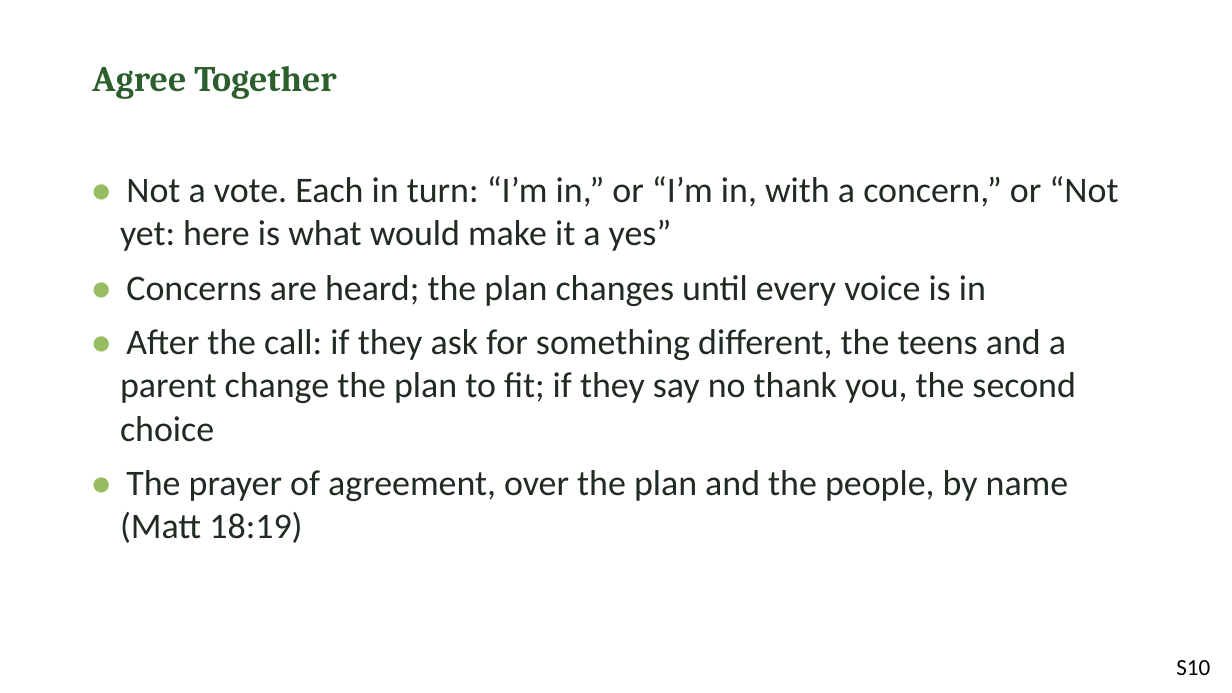
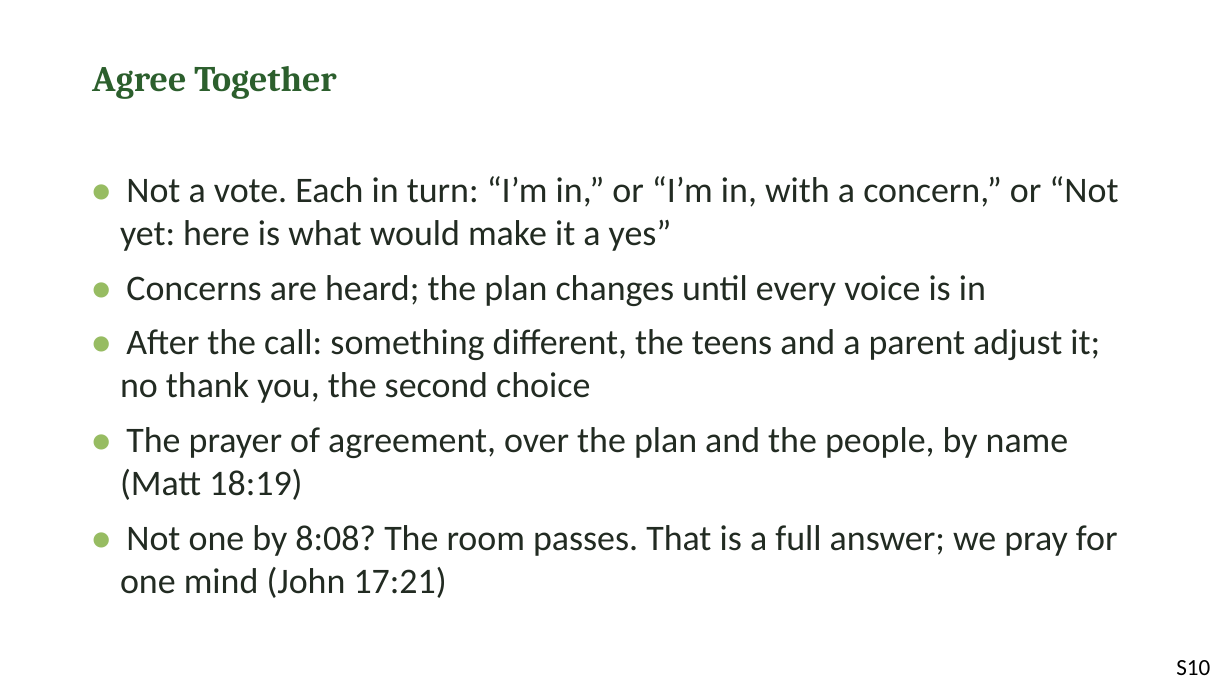
Before and after one commit to jgtittle-ministries/fellowship-of-the-heart-pilot-at-cca-dev, a slide deck: slide 10 of _implementation-notes/evening-series/FotH Evening Session 13a Slides DRAFT v1.pptx. Drawn at 1232x693 pixels with LibreOffice and Linux fonts; fonts in the diff are those of the drawing. Boxes give left, top, right and bottom in pixels: in the first picture for what was removed or moved away, otherwise in the second. Text is boxed around its words. In the diff, an @@ line names an element or a change of style, - is before the commit and + after.

```diff
--- a/_implementation-notes/evening-series/FotH Evening Session 13a Slides DRAFT v1.pptx
+++ b/_implementation-notes/evening-series/FotH Evening Session 13a Slides DRAFT v1.pptx
@@ text at (120,329,1100,403): text changed @@
-• After the call: if they ask for something different, the teens and a parent change the plan to fit; if they say no thank you, the second choice
+• After the call: something different, the teens and a parent adjust it; no thank you, the second choice
@@ text at (120,525,1118,598): paragraph added @@
+• Not one by 8:08? The room passes. That is a full answer; we pray for one mind (John 17:21)
```
Also in this commit, not shown: 4 other slides changed, 1 slide added, 20 other files.
